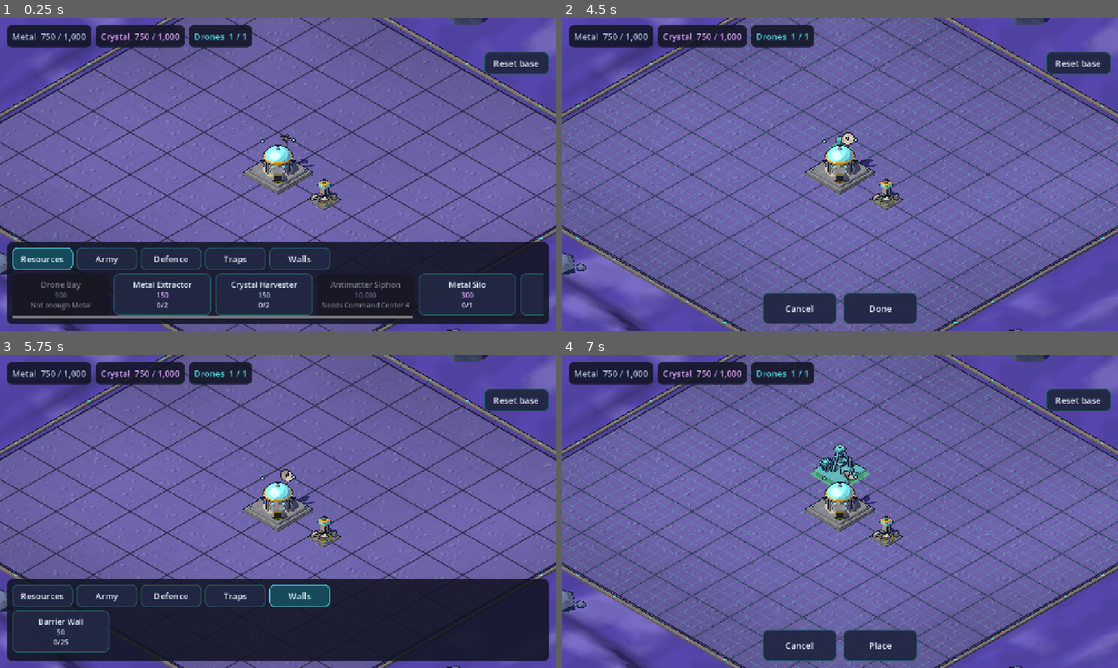
Above: before the commit, frames 1-4 (two rows, left to right).
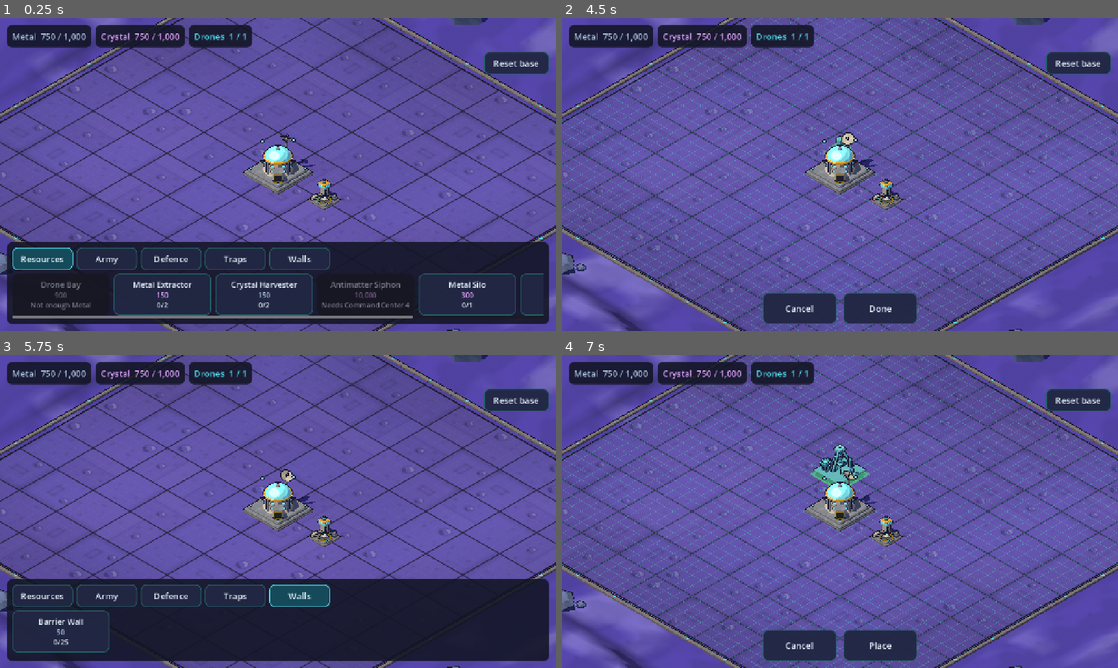
Above: after the commit, the same moments.

Repository: tarnan3751/space-game
Game: Godot game, scene res://scenes/main.tscn
Two runs of this game, one before a commit and one after it. Both use one fixed random seed, a clock stepped at 60 frames per second and the inputs below.
Inputs (mouse positions are in pixels of both pictures, inside the frame that each line leads up to):
- Up to frame 1 (0.25 s): no input
- Up to frame 2 (4.5 s): click "Resources" at 0.5 s; click "Army" at 1.25 s; click "Defence" at 2 s; click "Traps" at 2.75 s; click "Walls" at 3.5 s; click (623, 293) at 4.27 s
- Up to frame 3 (5.75 s): click "Done" at 5 s
- Up to frame 4 (7 s): click "Resources" at 5.75 s; click (723, 630) at 6.52 s

The runs differ from the first frame. In frame 1, 2.2% of the frame differs, in the area x 0-100%, y 0-100%; in frame 2, 2.6%; in frame 3, 2.2%; in frame 4, 2.6%.

Commit message:
Pick a plate tile and an orientation per plate on the ground
Each plate now takes one of the field atlas's four tiles and one of eight
orientations (a quarter turn count, mirrored or not) from its cell hash, at
offsets picked so that no two touching plates of the field share both, and
samples the tile turned about the plate's middle with the gradients of the
unturned coordinates, so the mipmap does not jump at a seam.

The tile's lean is turned back into the field's axes and lit from the key
light's direction across the ground, a new sun_across uniform that BaseView
sets from SUN_ACROSS: the side leaning towards the sun takes the field's light
tint and the side leaning away its dark tint, so a crater's far wall and a
pebble's near side are lit however the tile lies. The tone channel mixes
towards the dark or the light tint, then the ink goes on.

The dust sample, its turned second lookup, the drifts, the per-plate shift and
the fleck colour are gone. The plate keeps its tint, now nudged in warmth as
well as value per plate, its dust share, the macro noise, the edge darkening,
the seams, the edge line and the grid. The field's mean rendered lightness at
the widest zoom moves from 0.453 to 0.447, so the dust share stays at 0.6.

Diff:
--- a/src/game/base_view.gd
+++ b/src/game/base_view.gd
@@ -61,7 +61,8 @@
 const CRATER_FLOOR := 0.75
 const DRIFT := 0.76
 const PAINT_SOFTNESS := 0.08
-## Towards the key light across the ground (main.gd's sun), in world x and z.
+## Towards the key light across the ground (main.gd's sun), in world x and z: the terrain's
+## painting and the ground shader's light on the field's marks.
 const SUN_ACROSS := Vector2(-0.5, 0.866)
 ## The rocks: how many, their radii (world units, most of them small), and how many in a hundred
 ## of those over 0.8 in radius carry a smaller rock on top.
@@ -255,8 +256,8 @@
 	_ground_material.set_shader_parameter("field_light", MaterialKit.FIELD_LIGHT)
 	_ground_material.set_shader_parameter("field_dark", MaterialKit.FIELD_DARK)
 	_ground_material.set_shader_parameter("plate_color", MaterialKit.FIELD_PLATE)
-	_ground_material.set_shader_parameter("fleck_color", MaterialKit.CRYSTAL)
 	_ground_material.set_shader_parameter("ink_color", MaterialKit.INK)
+	_ground_material.set_shader_parameter("sun_across", SUN_ACROSS)
 	_ground_material.set_shader_parameter("line_strength", GRID_LINES)
 	var plane := PlaneMesh.new()
 	plane.size = Vector2(grid_size)
--- a/src/game/ground.gdshader
+++ b/src/game/ground.gdshader
@@ -2,24 +2,24 @@
 render_mode ambient_light_disabled;
 
 // The buildable field (docs/reference/art-style.md, **The field**): a plain of levelled landing
-// plates, PLATE cells square, dusted with the field texture, with ink seams between the plates,
-// an ink line along the field's edge, and the cell grid in holographic cyan, faint by default and
-// brighter while placing (BaseView.set_grid_highlight sets line_strength); all under the comic
-// style's light (toon_common): the three bands, the halftone in the shadow band. Cells are 1
-// world unit; the plane is centred on 0.
+// plates, PLATE cells square, each drawn from the field texture, with ink seams between the
+// plates, an ink line along the field's edge, and the cell grid in holographic cyan, faint by
+// default and brighter while placing (BaseView.set_grid_highlight sets line_strength); all under
+// the comic style's light (toon_common): the three bands, the halftone in the shadow band. Cells
+// are 1 world unit; the plane is centred on 0.
 //
-// The field texture (assets/textures/field.png, one repeat per plate) holds weights, not
-// colours (tools/gen_textures.gd, _draw_field): R dust noise, stepped here into two tones; G
-// shade; B ink; A light (0.5) and a shard fleck (1). The tints are MaterialKit roles, set by
-// BaseView. It is sampled twice: once shifted by an offset of each plate's own, so neighbouring
-// plates do not repeat, for the craters, pebbles and cracks; and once turned and at a larger
-// scale, for the dust's mottling, blobs one to two cells across that do not repeat with the
-// plates. A plate is the plate tint dusted at DUST_SHOWS with the field's base tint; the light
-// drifts lie over it in the field's light tint and half bury the craters under them, so the
-// copies of the texture on a plate show different craters; elsewhere the craters' shading and
-// ink are at full strength. A large value noise and a darkening towards the edge vary the plain
-// further. The seams and the edge line
-// are a fixed width in pixels at a 720 px viewport height, scaled with it, like the ink outline.
+// The field texture (assets/textures/field.png, tools/gen_textures.gd, _draw_field) is an atlas
+// of four plate tiles, quadrant column + 2 row, and holds weights, not colours: R and G the
+// surface's lean across the tile (0.5 flat, 0 and 1 a full lean either way), B ink, A tone (0.5
+// neutral). The tints are MaterialKit roles, set by BaseView. Each plate takes one tile (its
+// variant) in one of eight orientations (a quarter turn count, mirrored from 4 on), both from its
+// cell hash, so neighbouring plates differ. The lean is turned back into the field's axes and
+// lit from sun_across, so however a tile lies its marks are lit from the sun: the side leaning
+// towards it takes the light tint, the side leaning away the dark. The tone mixes towards the
+// dark tint below 0.5 and towards the light above it. A plate is the plate tint, nudged in value
+// and in warmth by the plate, dusted at DUST_SHOWS with the field's base tint. A large value
+// noise and a darkening towards the edge vary the plain further. The seams and the edge line are
+// a fixed width in pixels at a 720 px viewport height, scaled with it, like the ink outline.
 
 #include "res://src/game/toon_common.gdshaderinc"
 
@@ -28,28 +28,28 @@
 uniform vec4 field_light : source_color = vec4(0.549, 0.51, 0.769, 1.0);
 uniform vec4 field_dark : source_color = vec4(0.306, 0.267, 0.525, 1.0);
 uniform vec4 plate_color : source_color = vec4(0.498, 0.478, 0.651, 1.0);
-uniform vec4 fleck_color : source_color = vec4(0.886, 0.643, 1.0, 1.0);
 uniform vec4 ink_color : source_color = vec4(0.106, 0.102, 0.18, 1.0);
 uniform vec4 line_color : source_color = vec4(0.31, 0.84, 0.9, 1.0);
 uniform vec2 grid_size = vec2(40.0, 40.0);
 uniform float line_width = 0.04;
 uniform float line_strength = 0.1;
+// Towards the key light across the ground, in cell x and y (world x and z): BaseView's SUN_ACROSS.
+uniform vec2 sun_across = vec2(-0.5, 0.866);
 
-// Cells a plate spans, and the field texture's repeats a cell.
+// Cells a plate spans.
 const float PLATE = 4.0;
-const float FIELD_REPEAT = 0.25;
-// The dust's sample: its repeats a cell, turned about 37 degrees, and how much of the detail
-// sample's dust is mixed in.
-const float DUST_REPEAT = 0.31;
-const float DUST_DETAIL = 0.3;
-// The dust's two tones: where its noise steps from base to light.
-const float DUST_STEP = 0.5;
-const float DUST_SOFTNESS = 0.06;
-// How much of the base dust covers a plate, how much of the craters a light drift buries, and how
-// far a plate's tint varies either way.
+// The offsets of the cell hash that picks a plate's tile, its orientation and its warmth.
+const float VARIANT_HASH = 30.0;
+const float ORIENTATION_HASH = 27.0;
+const float WARMTH_HASH = 53.0;
+// How much of the base dust covers a plate, and how far a plate's tint varies either way in
+// value, and in warmth on red and blue.
 const float DUST_SHOWS = 0.6;
-const float DRIFT_BURIES = 0.95;
 const float PLATE_TINT = 0.04;
+const float PLATE_WARMTH = 0.03;
+// The lean's light across the sun at which a mark's light or dark side starts and is full.
+const float LEAN_FROM = 0.25;
+const float LEAN_FULL = 0.4;
 // The macro value noise: its period in cells and its strength either way. The darkening towards
 // the edge, from half way out.
 const float MACRO_CELLS = 12.0;
@@ -65,7 +65,9 @@
 	world_pos = (MODEL_MATRIX * vec4(VERTEX, 1.0)).xyz;
 }
 
-// A hash of a cell in [0, 1). Small intermediate values, so it holds at medium precision.
+// A hash of a cell in [0, 1). The product inside its last fract reaches about 10,000, beyond
+// medium precision, so it relies on highp floats, which the Compatibility renderer's fragment
+// shaders have.
 float cell_tone(vec2 cell) {
 	vec2 p = fract(cell * vec2(0.1031, 0.1030));
 	p += dot(p, p.yx + 33.33);
@@ -92,22 +94,31 @@
 	vec2 cell = world_pos.xz + grid_size * 0.5;
 	vec2 plate = floor(cell / PLATE);
 
-	// The plate's detail, from the texture moved by the plate's offset. The gradients are the
-	// unmoved coordinates', so the mip does not jump at a seam.
-	vec2 uv = cell * FIELD_REPEAT;
-	vec2 shift = vec2(cell_tone(plate), cell_tone(plate + 17.0));
-	vec4 detail = textureGrad(field, uv + shift, dFdx(uv), dFdy(uv));
-	vec2 turned = mat2(vec2(0.8, 0.6), vec2(-0.6, 0.8)) * cell;
-	float dust = mix(texture(field, turned * DUST_REPEAT).r, detail.r, DUST_DETAIL);
+	// The plate's tile, and `turn`, which takes the plate's own axes to the tile's about its
+	// middle: a quarter turn count, then mirrored from 4 on.
+	float variant = floor(cell_tone(plate + VARIANT_HASH) * 4.0);
+	float orientation = floor(cell_tone(plate + ORIENTATION_HASH) * 8.0);
+	float angle = mod(orientation, 4.0) * PI * 0.5;
+	float c = round(cos(angle));
+	float s = round(sin(angle));
+	float flip = orientation < 4.0 ? 1.0 : -1.0;
+	mat2 turn = mat2(vec2(flip * c, s), vec2(-flip * s, c));
+	vec2 tile = turn * (fract(cell / PLATE) - 0.5) + 0.5;
+	vec2 uv = (vec2(mod(variant, 2.0), floor(variant * 0.5)) + tile) * 0.5;
+	// The gradients are the unturned, unbroken coordinates', so the mip does not jump at a seam.
+	vec2 across = cell / PLATE * 0.5;
+	vec4 marks = textureGrad(field, uv, dFdx(across), dFdy(across));
 
-	float drift = smoothstep(DUST_STEP - DUST_SOFTNESS * 0.5, DUST_STEP + DUST_SOFTNESS * 0.5, dust);
-	vec3 plate_tint = plate_color.rgb * (1.0 + PLATE_TINT * (2.0 * cell_tone(plate) - 1.0));
-	vec3 albedo = mix(mix(plate_tint, field_color.rgb, DUST_SHOWS), field_light.rgb, drift);
-	float shown = 1.0 - DRIFT_BURIES * drift;
-	albedo = mix(albedo, field_light.rgb, clamp(detail.a * 2.0, 0.0, 1.0) * shown);
-	albedo = mix(albedo, fleck_color.rgb, clamp(detail.a * 2.0 - 1.0, 0.0, 1.0) * shown);
-	albedo = mix(albedo, field_dark.rgb, detail.g * shown);
-	albedo = mix(albedo, ink_color.rgb, detail.b * shown);
+	vec3 warmth = vec3(1.0, 0.0, -1.0) * PLATE_WARMTH * (2.0 * cell_tone(plate + WARMTH_HASH) - 1.0);
+	vec3 plate_tint = plate_color.rgb * (1.0 + PLATE_TINT * (2.0 * cell_tone(plate) - 1.0)) * (1.0 + warmth);
+	vec3 albedo = mix(plate_tint, field_color.rgb, DUST_SHOWS);
+	albedo = mix(albedo, field_dark.rgb, clamp(1.0 - 2.0 * marks.a, 0.0, 1.0));
+	albedo = mix(albedo, field_light.rgb, clamp(2.0 * marks.a - 1.0, 0.0, 1.0));
+	// The lean, back in the field's axes: `turn` is orthogonal, so its inverse is its transpose.
+	float lit = dot(transpose(turn) * (marks.rg * 2.0 - 1.0), sun_across);
+	albedo = mix(albedo, field_light.rgb, smoothstep(LEAN_FROM, LEAN_FULL, lit));
+	albedo = mix(albedo, field_dark.rgb, smoothstep(LEAN_FROM, LEAN_FULL, -lit));
+	albedo = mix(albedo, ink_color.rgb, marks.b);
 
 	albedo *= 1.0 + MACRO * (2.0 * value_noise(cell / MACRO_CELLS) - 1.0);
 	vec2 out_from_centre = abs(cell / grid_size - 0.5) * 2.0;
--- a/src/game/material_kit.gd
+++ b/src/game/material_kit.gd
@@ -41,11 +41,11 @@
 const ENERGY := Color("58e8ff")
 const NANITE_GREEN := Color("8cff5a")
 const ARC_BLUE := Color("5b8cff")
-## The buildable field: its dust, the dust's light drifts and lit crater walls, the craters'
-## shadows, and the landing plates under the grid. The ground's and the terrain's roles are picked
-## so that, under the warm key light and over their textures, they render at the art style's
-## colours (docs/reference/art-style.md, **Colour**): bluer and more saturated than they show.
-## FIELD covers a plate at 60 percent, so it is the most saturated.
+## The buildable field: its dust, the light and dark sides of its marks (crater walls, pebbles,
+## bolts) and its light and dark tones, and the landing plates under the grid. The ground's and the
+## terrain's roles are picked so that, under the warm key light and over their textures, they
+## render at the art style's colours (docs/reference/art-style.md, **Colour**): bluer and more
+## saturated than they show. FIELD covers a plate at 60 percent, so it is the most saturated.
 const FIELD := Color("543fcc")
 const FIELD_LIGHT := Color("827fd7")
 const FIELD_DARK := Color("4d479f")
